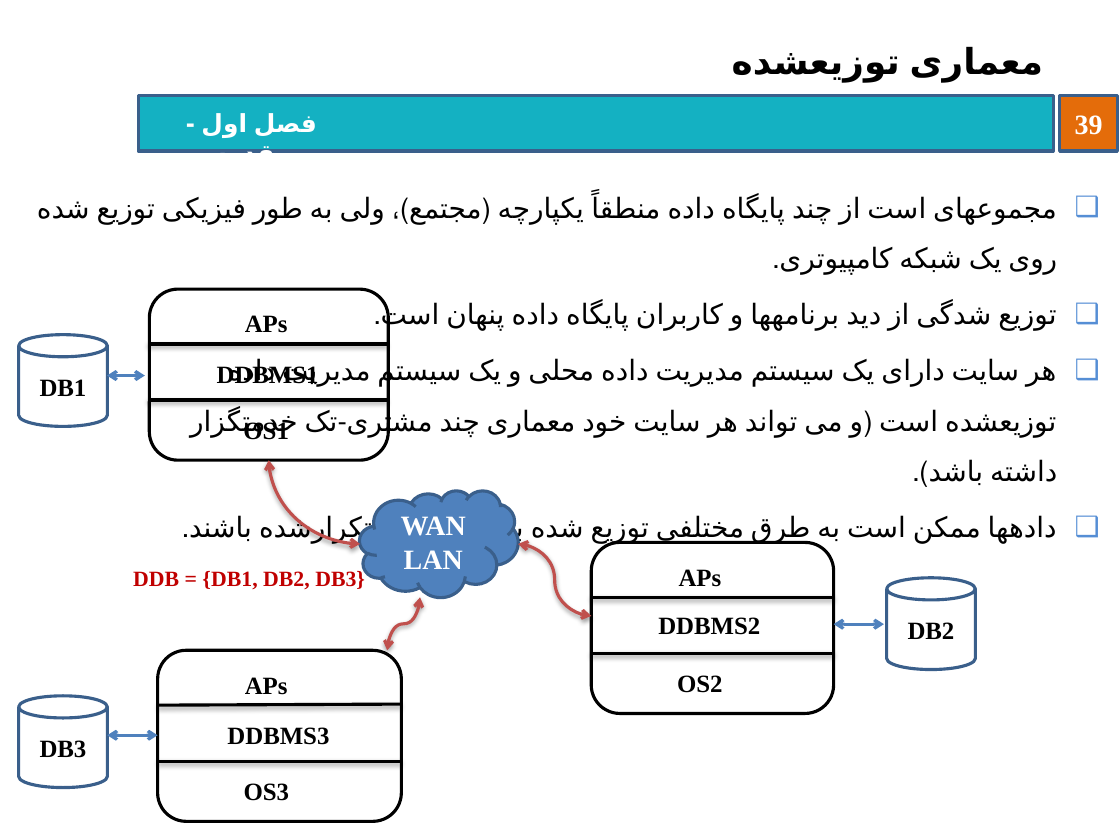
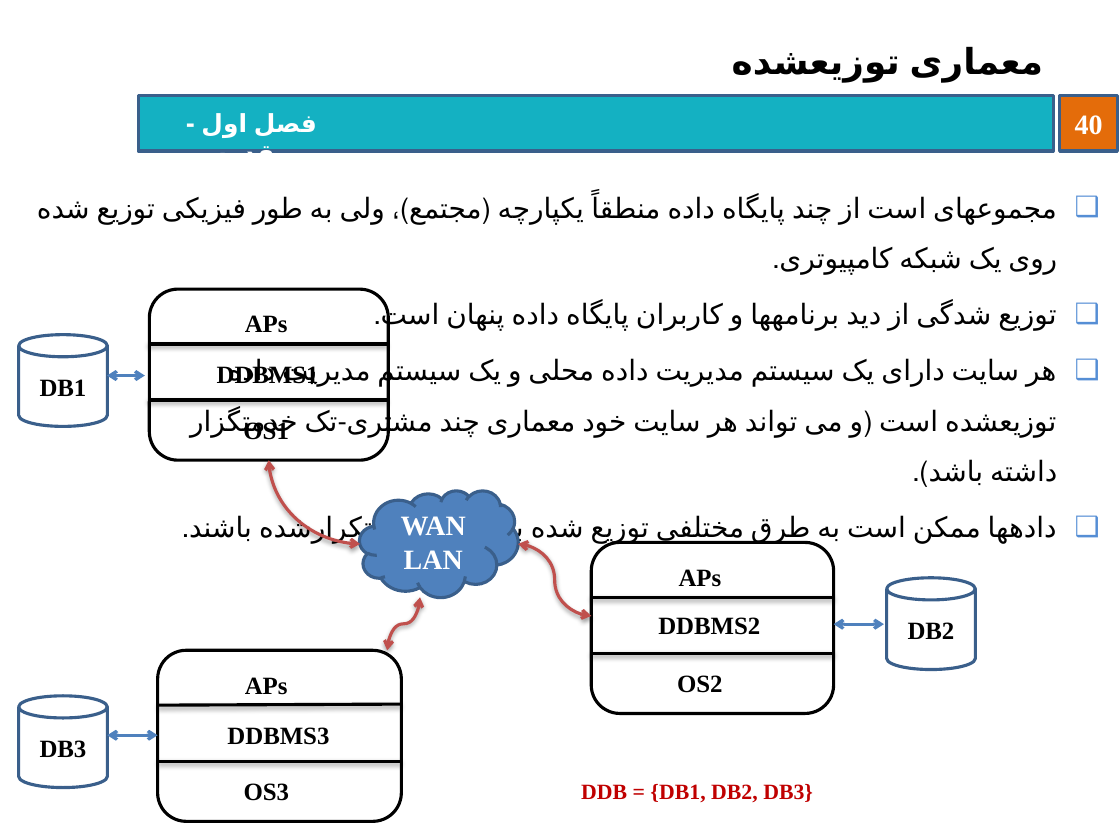
Before and after one commit to behnamhatami/DB-Slides, a slide deck: slide 40 of 1-DB-Introduction.pptx (slide 39 before the commit). Drawn at 1120x840 pixels with LibreOffice and Linux fonts; fonts in the diff are those of the drawing; background and template pictures are left out. Boxes give left, top, right and bottom in pixels: in the first picture for what was removed or moved away, otherwise in the second. Text is boxed around its words. In the diff, an @@ line names an element or a change of style, - is before the commit and + after.

```diff
--- a/1-DB-Introduction.pptx
+++ b/1-DB-Introduction.pptx
@@ page number at [1075,115,1103,135]: text changed @@
-39
+40
@@ text "DDB = {DB1, DB2, DB3}": place and size @@
-text "DDB = {DB1, DB2, DB3}" at [133,570,365,589]
+text "DDB = {DB1, DB2, DB3}" at [581,784,813,802]
```
Also in this commit, not shown: 8 other slides changed, 2 slides added, 1 slide removed.
